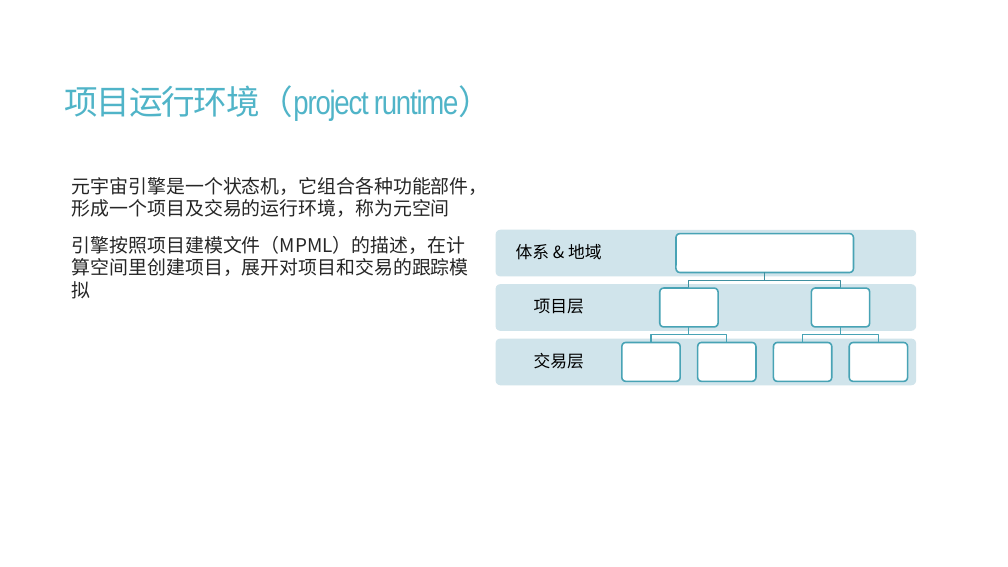
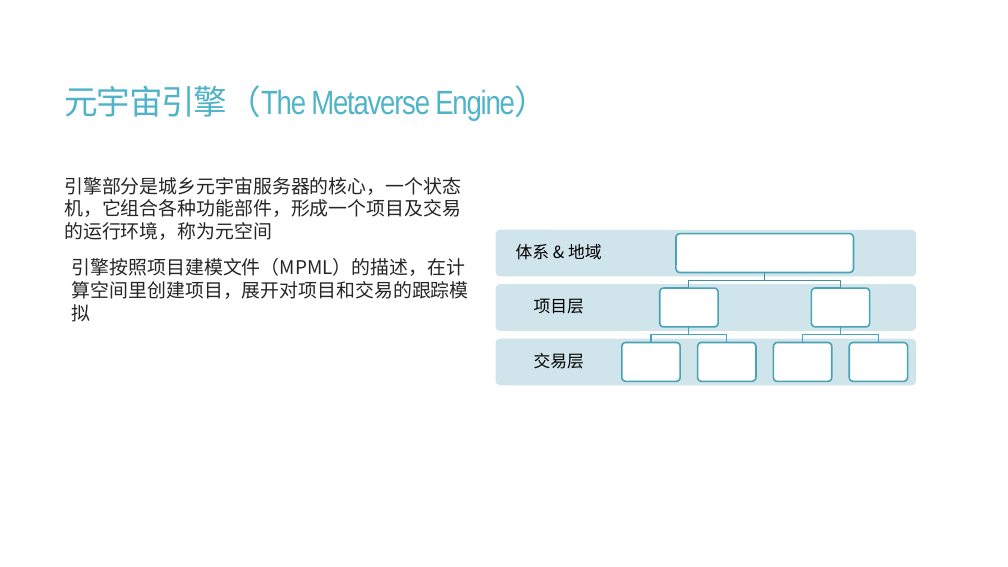
Before and after one commit to calcyu/chainway, a slide deck: slide 32 of Docs/城乡元宇宙服务器.pptx (slide 29 before the commit). Drawn at 1008x567 pixels with LibreOffice and Linux fonts; fonts in the diff are those of the drawing. Boxes give left, top, right and bottom in pixels: in the first picture for what was removed or moved away, otherwise in the second. Text is boxed around its words. In the diff, an @@ line names an element or a change of style, - is before the commit and + after.

```diff
--- a/Docs/城乡元宇宙服务器.pptx
+++ b/Docs/城乡元宇宙服务器.pptx
@@ title at <box>64,85,548,121</box>: text changed @@
-项目运行环境（project runtime）
+元宇宙引擎（The Metaverse Engine）
@@ text at <box>64,177,461,240</box>: text changed @@
-  元宇宙引擎是一个状态机，它组合各种功能部件，形成一个项目及交易的运行环境，称为元空间
+引擎部分是城乡元宇宙服务器的核心，一个状态机，它组合各种功能部件，形成一个项目及交易的运行环境，称为元空间
```
Also in this commit, not shown: 21 other slides changed, 15 slides added, 13 slides removed, 20 other files.
